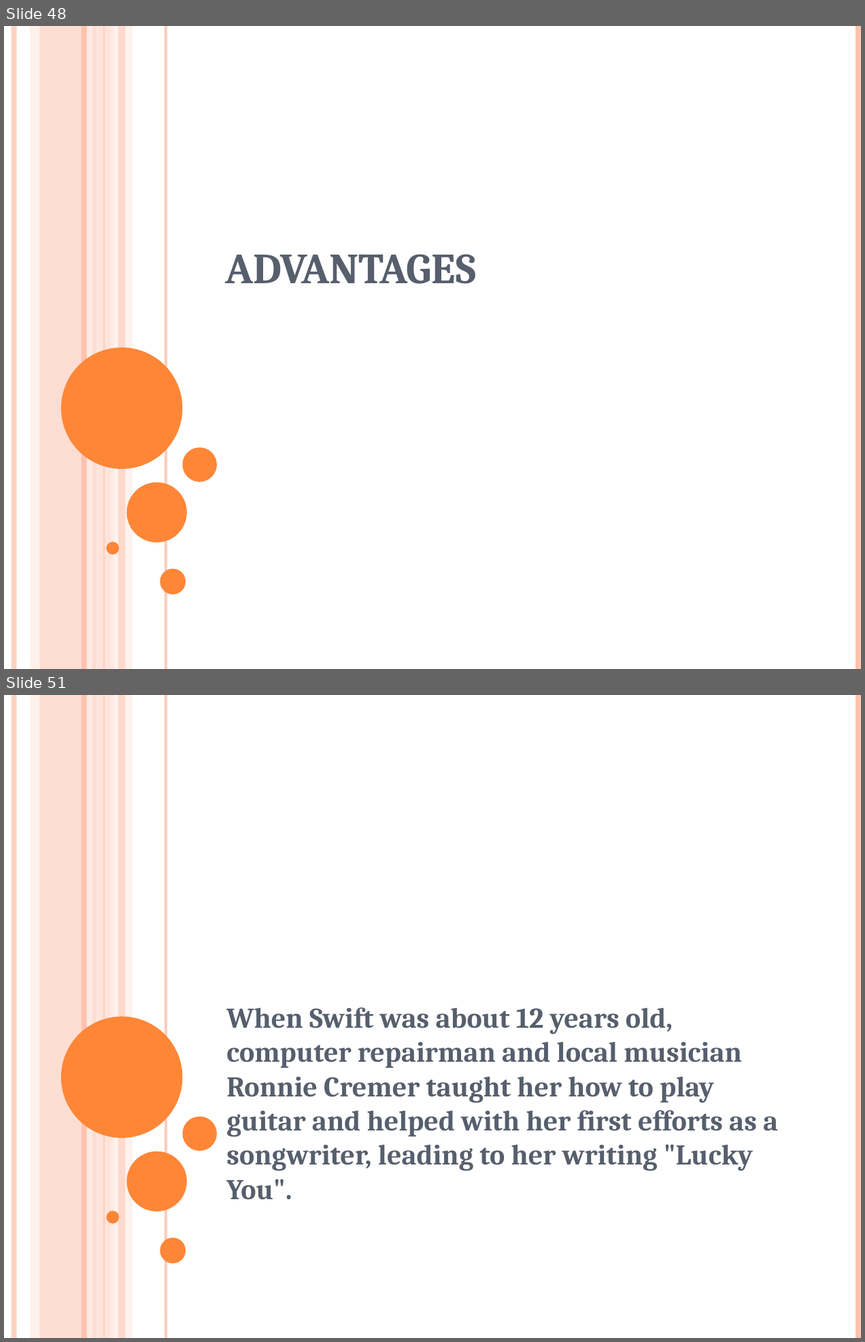
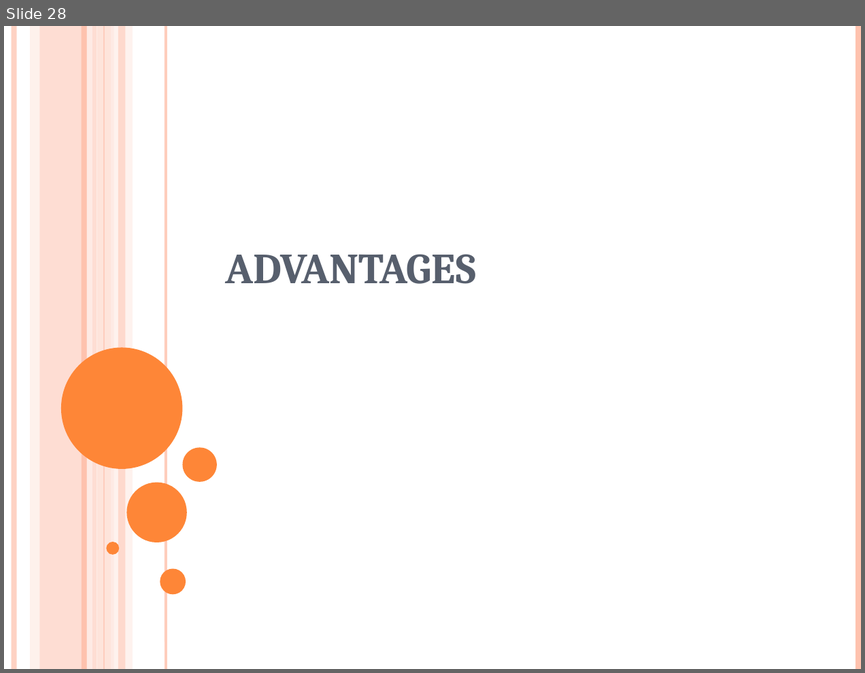
Before and after one commit to surabhi5/instant-ppt, a slide deck: output.pptx. Shown one above the other, each under a label of ours: slides 48 and 51 before the commit, slide 28 after it; the slides between them are not shown. The pictures are 865x1342 and 865x673 pixels, drawn with LibreOffice and Linux fonts; fonts in the diff are those of the drawing. Boxes give left, top, right and bottom in pixels: in the first picture for what was removed or moved away, otherwise in the second. Text is boxed around its words. In the diff, an @@ line names an element or a change of style, - is before the commit and + after.

```diff
--- a/output.pptx
+++ b/output.pptx
@@ slide 51 removed at box(4, 695, 861, 1338), background #FFFFFF; not listed: 16 template elements that a slide beside it also shows @@
@@ subtitle removed at box(226, 1007, 778, 1200) @@
-When Swift was about 12 years old, computer repairman and local musician Ronnie Cremer taught her how to play guitar and helped with her first efforts as a songwriter, leading to her writing "Lucky You".
@@ what was slide 48 is now slide 28 @@
```
Also in this commit, not shown: 2 slides changed, 69 slides added, 110 other slides removed, 2 other files.
